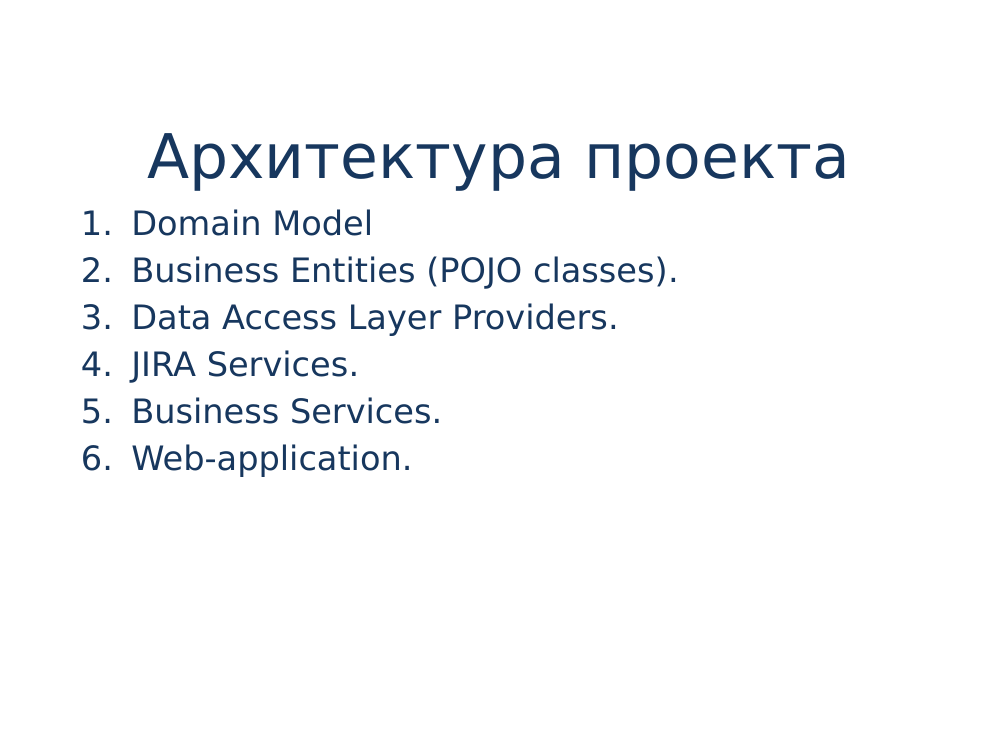
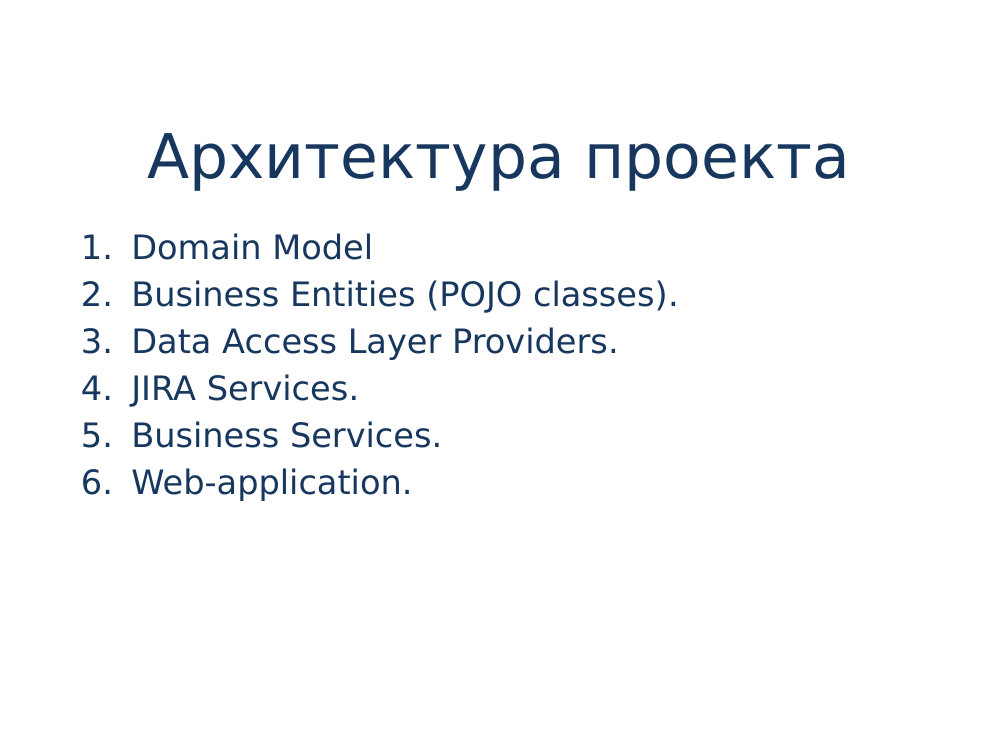
Before and after one commit to chursin-andrey/project-jastt, a slide deck: slide 3 of presentation/jastt.pptx. Drawn at 1008x756 pixels with LibreOffice and Linux fonts; fonts in the diff are those of the drawing; background and template pictures are left out. Boxes give left, top, right and bottom in pixels: in the first picture for what was removed or moved away, otherwise in the second. Text is boxed around its words. In the diff, an @@ line names an element or a change of style, - is before the commit and + after.

```diff
--- a/presentation/jastt.pptx
+++ b/presentation/jastt.pptx
@@ subtitle "Domain Model": place and size @@
-subtitle "Domain Model" at bbox=[131, 209, 679, 477]
+subtitle "Domain Model" at bbox=[131, 233, 679, 501]
@@ subtitle "Domain Model" at bbox=[131, 233, 679, 501]: alignment left to justified @@
```
Also in this commit, not shown: 4 other slides changed, 5 slides added, 7 other files.
